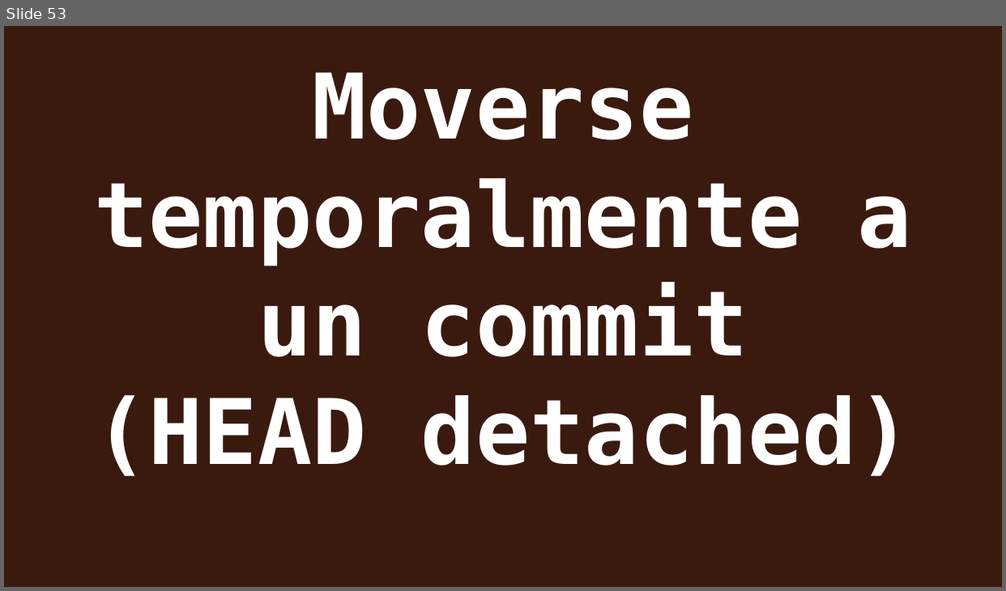
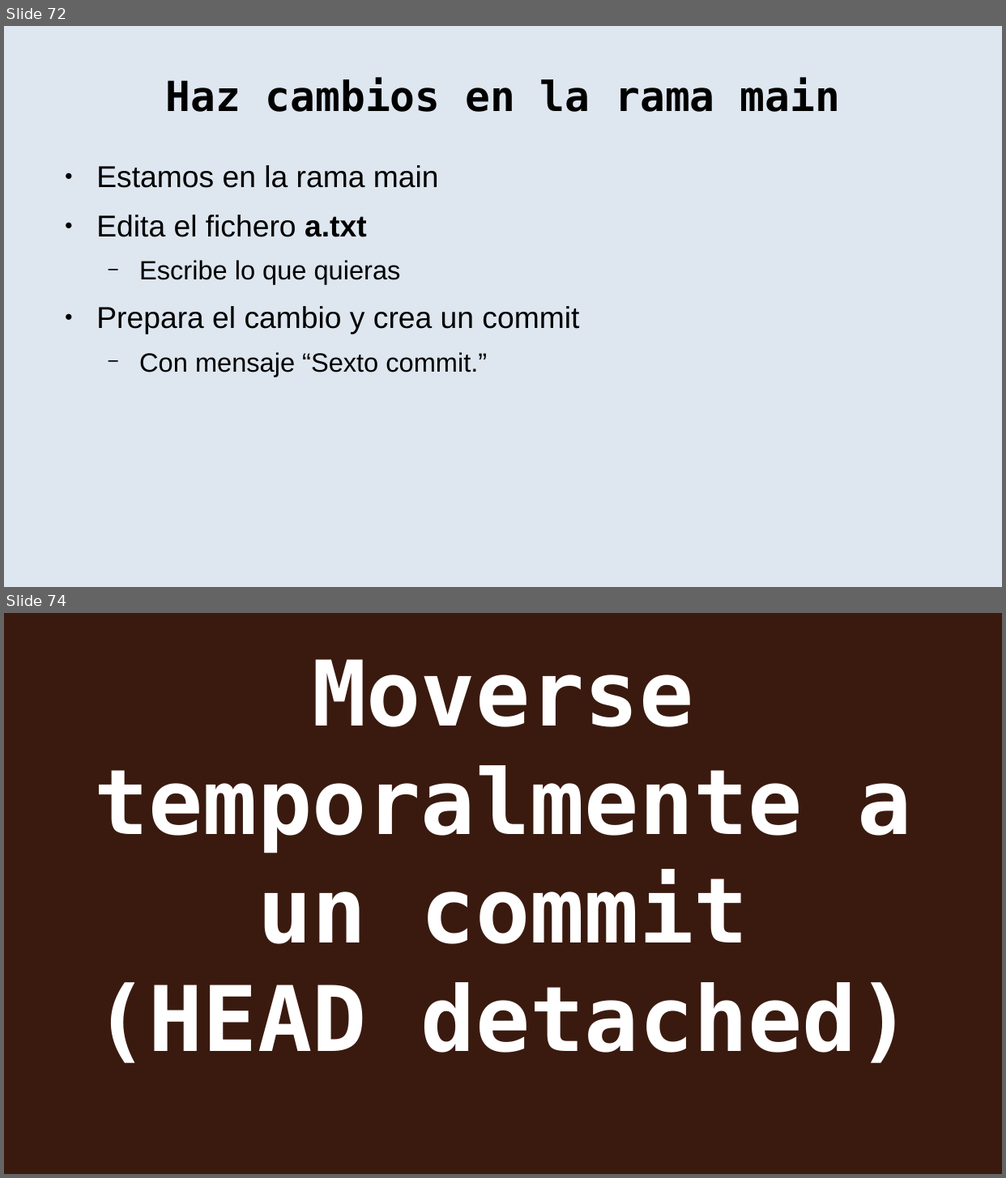
Before and after one commit to rgmf/eed2425, a slide deck: ut/02_control_de_versiones/presentacion/02_git_local.odp. Shown one above the other, each under a label of ours: slide 53 before the commit, slides 72 and 74 after it; the slides between them are not shown. The pictures are 1006x591 and 1006x1178 pixels, drawn with LibreOffice and Linux fonts; fonts in the diff are those of the drawing. Boxes give left, top, right and bottom in pixels: in the first picture for what was removed or moved away, otherwise in the second. Text is boxed around its words. In the diff, an @@ line names an element or a change of style, - is before the commit and + after.

```diff
--- a/ut/02_control_de_versiones/presentacion/02_git_local.odp
+++ b/ut/02_control_de_versiones/presentacion/02_git_local.odp
@@ slide 72 added at bbox=[4, 26, 1002, 587], background #DEE6EF @@
@@ title added at bbox=[166, 78, 840, 112], 33 pt, text #000000, bold @@
+Haz cambios en la rama main
@@ text added at bbox=[96, 165, 579, 377], 24 pt, text #000000 @@
+● Estamos en la rama main
+● Edita el fichero a.txt
+  − Escribe lo que quieras
+● Prepara el cambio y crea un commit
+  − Con mensaje “Sexto commit.”
@@ what was slide 53 is now slide 74 @@
```
Also in this commit, not shown: 7 slides changed, 40 other slides added, 24 other files.
